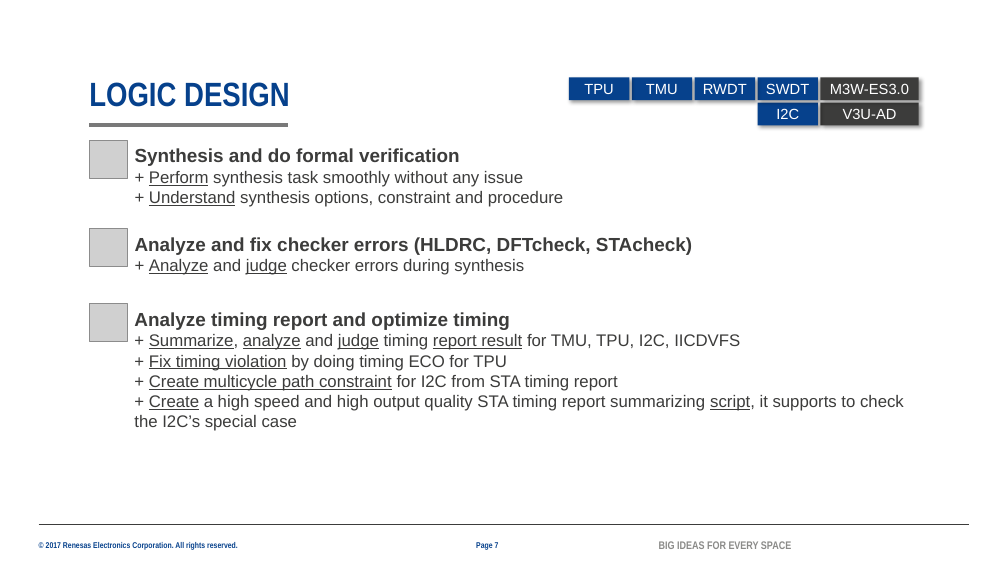
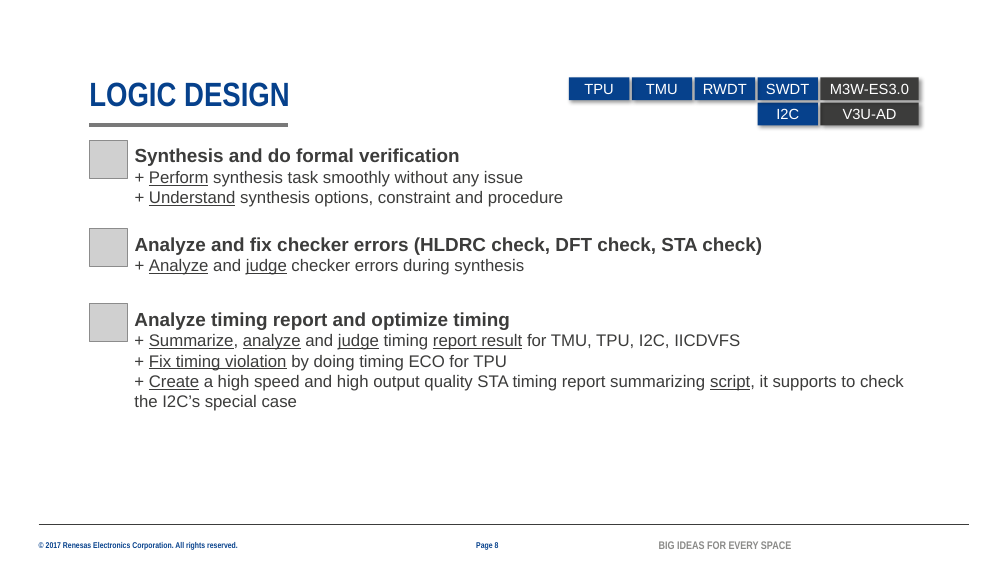
Before and after one commit to lesyhau/bridge, a slide deck: slide 8 of 2082_HauSyLe_PER_MentorMentee_26G.pptx (slide 7 before the commit). Drawn at 1008x567 pixels with LibreOffice and Linux fonts; fonts in the diff are those of the drawing; grey boxes stand for pictures; background and template pictures are left out. Boxes give left, top, right and bottom in pixels: in the first picture for what was removed or moved away, otherwise in the second. Text is boxed around its words. In the diff, an @@ line names an element or a change of style, - is before the commit and + after.

```diff
--- a/2082_HauSyLe_PER_MentorMentee_26G.pptx
+++ b/2082_HauSyLe_PER_MentorMentee_26G.pptx
@@ text at (x1=135, y1=237, x2=762, y2=255): text changed @@
-Analyze and fix checker errors (HLDRC, DFTcheck, STAcheck)
+Analyze and fix checker errors (HLDRC check, DFT check, STA check)
@@ text at (x1=149, y1=375, x2=618, y2=391): paragraph removed @@
-+ Create multicycle path constraint for I2C from STA timing report
@@ page number at (x1=476, y1=542, x2=499, y2=549): text changed @@
-Page 7
+Page 8
```
Also in this commit, not shown: 13 other slides changed, 3 slides added, 1 slide removed, 1 other file.
